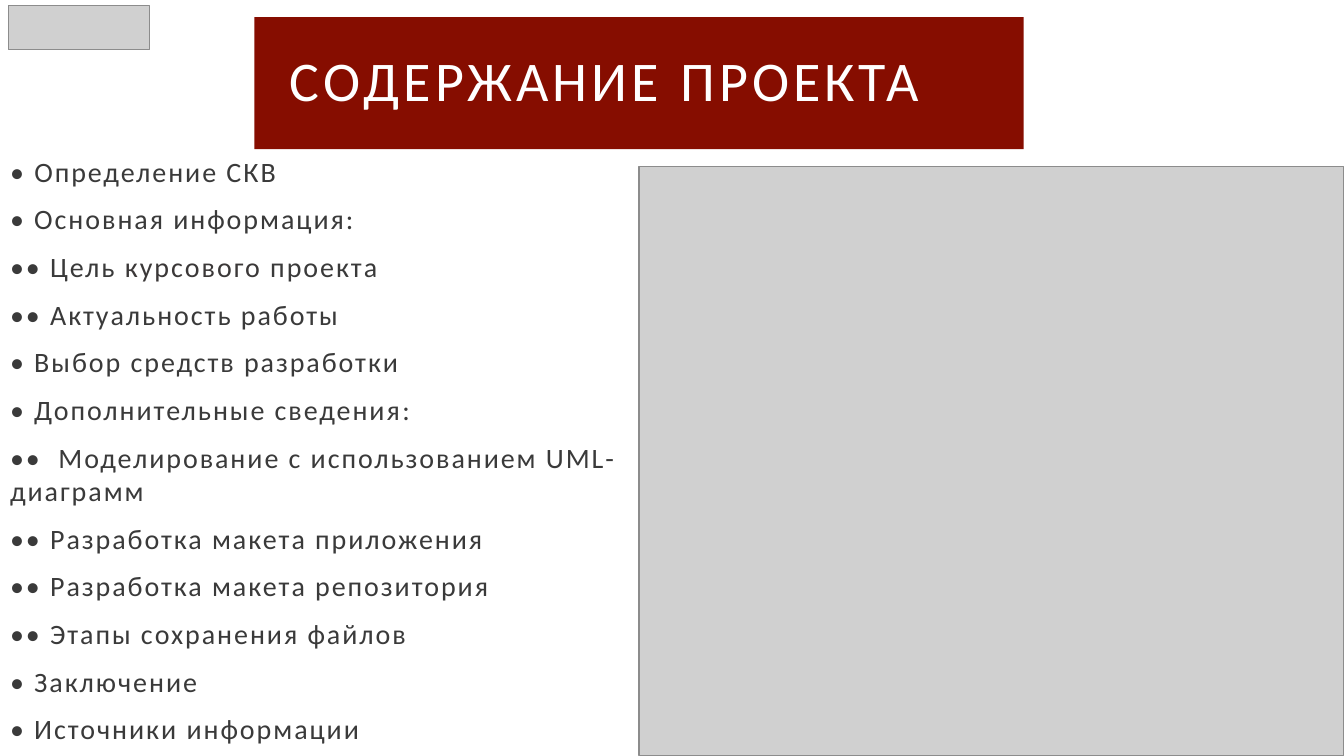
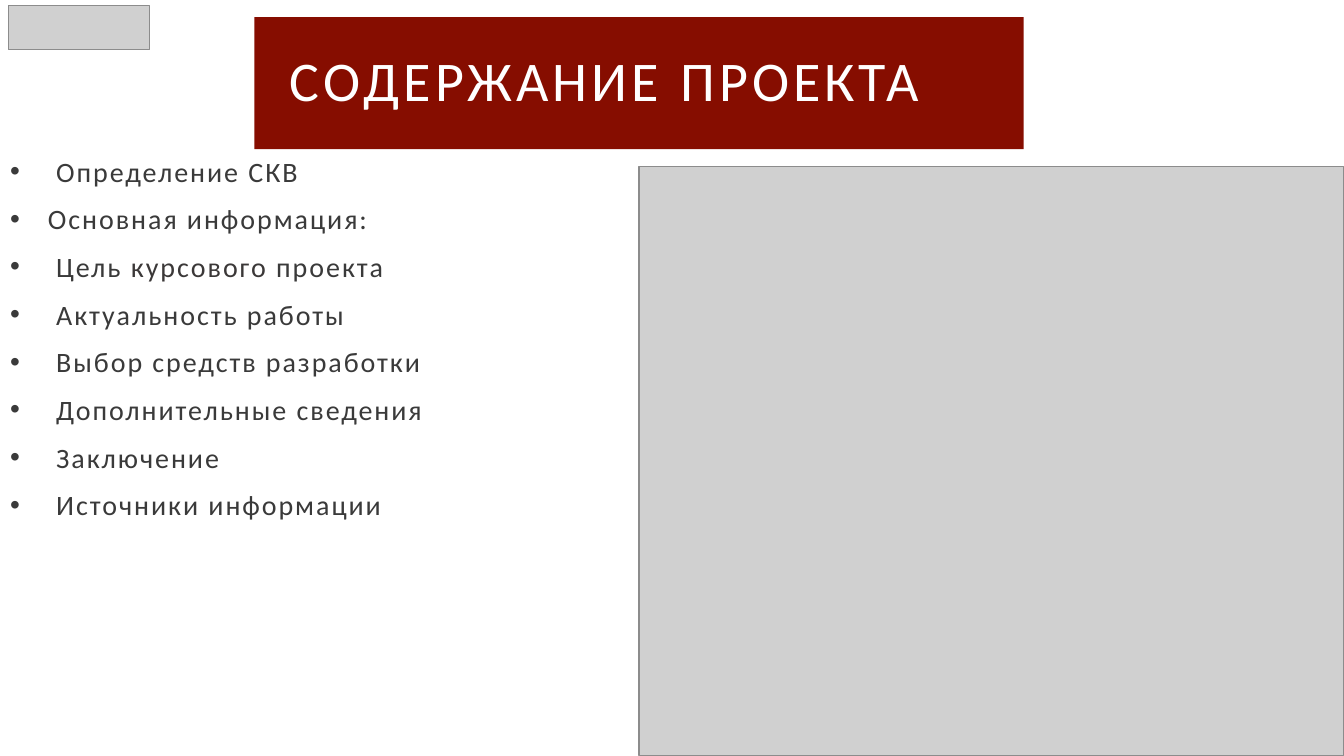
Before and after one commit to Taburet-Killer/CSV, a slide deck: slide 3 of CSV-presetation.pptx. Drawn at 1344x756 pixels with LibreOffice and Linux fonts; fonts in the diff are those of the drawing; grey boxes stand for pictures. Boxes give left, top, right and bottom in pixels: in the first picture for what was removed or moved away, otherwise in the second. Text is boxed around its words. In the diff, an @@ line names an element or a change of style, - is before the commit and + after.

```diff
--- a/CSV-presetation.pptx
+++ b/CSV-presetation.pptx
@@ subtitle at [48,164,422,520]: text changed @@
-• Определение СКВ
-• Основная информация:
-•• Цель курсового проекта
-•• Актуальность работы
-• Выбор средств разработки
-• Дополнительные сведения:
-•• Моделирование с использованием UML-диаграмм
-•• Разработка макета приложения
-•• Разработка макета репозитория
-•• Этапы сохранения файлов
-• Заключение
-• Источники информации
+• Определение СКВ
+• Основная информация:
+• Цель курсового проекта
+• Актуальность работы
+• Выбор средств разработки
+• Дополнительные сведения
+• Заключение
+• Источники информации
```
Also in this commit, not shown: 8 other slides changed, 1 other file.
